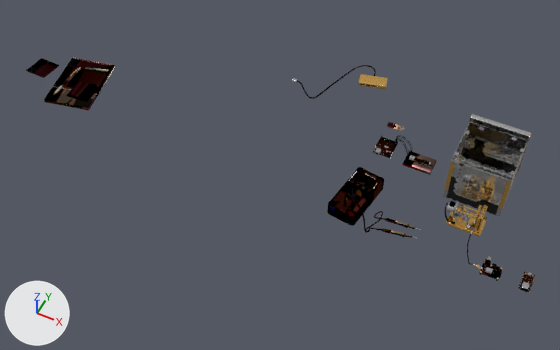
Renders of the glTF model public/assets/v2/props/electronics.glb from each side of a commit.
Before and after are seen from a 50 mm camera at (0.874, -0.856, 2.377) aimed at (0.185, 0.521, 0.655). Every picture has the same lights, and +X, +Y and +Z are marked at lower left. The first picture is the older version. Where no turn or scale is listed for an object, it has been applied to the vertices. Vertices at exactly the same position are counted once.

In view in the first picture: 'elec_breadboard_grp__mesh', 'elec_faraday_grp__mesh', 'elec_hub__mesh', 'elec_lab_wiring_grp__mesh', 'elec_multimeter_grp__mesh', 'elec_notes__mesh', 'elec_stm_stage_grp__mesh' and 5 more.
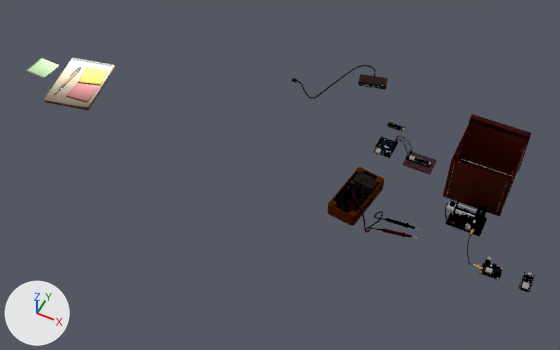
What changed in the scene script:
```text
Change me_elec_faraday_grp__mesh:
    where me_elec_faraday_grp__mesh.from_pydata(...)  # 3761 vertices, 7190 faces; spans x -0.083..0.083, y -0.102..0.102, z -0.083..0.083
    used by ob_elec_faraday_grp__mesh; location = (0.735, 0.686, 0.818)
    me_elec_faraday_grp__mesh part 1: 7039 kept faces spanning x -0.083..0.083, y -0.102..0.102, z -0.083..0.083 get new texture (UV) coordinates
    me_elec_faraday_grp__mesh part 2: 1760 faces spanning x -0.083..0.083, y -0.101..0.1, z -0.083..0.083 switch from mat_electronics_pbr to mat_electronics_lit
Change me_elec_hub__mesh:
    where me_elec_hub__mesh.from_pydata(...)  # 1555 vertices, 2698 faces; spans x -0.0453..0.0481, y -0.0356..0.0267, z -0.0079..0.0079
    used by ob_elec_hub__mesh; location = (0.305, 0.941, 0.743)
    me_elec_hub__mesh part 3: 728 faces spanning x -0.0453..0.0481, y -0.0356..0.024, z -0.0066..0.0079 switch from mat_electronics_pbr to mat_electronics_lit
Change me_elec_multimeter_grp__mesh:
    where me_elec_multimeter_grp__mesh.from_pydata(...)  # 1592 vertices, 3008 faces; spans x -0.053..0.053, y -0.088..0.088, z -0.024..0.024
    used by ob_elec_multimeter_grp__mesh; location = (0.445, 0.465, 0.759)
    me_elec_multimeter_grp__mesh part 4: texture (UV) coordinates of 3008 of 3008 faces, centred in x -0.053..0.053, y -0.088..0.088, z -0.024..0.024, changed; they spanned u 0.0..0.98, v 0.0..0.97 and now span u 0.0..0.96, v 0.0..0.97
Change me_elec_notes__mesh:
    where me_elec_notes__mesh.from_pydata(...)  # 7353 vertices, 13943 faces; spans x -0.135..0.154, y -0.107..0.131, z -0.01..0.01
    used by ob_elec_notes__mesh; location = (-0.58, 0.509, 0.744)
    me_elec_notes__mesh part 5: texture (UV) coordinates of 13943 of 13943 faces, centred in x -0.135..0.154, y -0.107..0.131, z -0.01..0.01, changed; they spanned u 0.0..1.0, v 0.0..1.0 and now span u 0.0..0.98, v 0.0..0.99
Change me_elec_stm_stage_grp__mesh:
    where me_elec_stm_stage_grp__mesh.from_pydata(...)  # 4318 vertices, 8042 faces; spans x -0.0551..0.0551, y -0.0343..0.0343, z -0.0305..0.0305
    used by ob_elec_stm_stage_grp__mesh; location = (0.732, 0.529, 0.766)
    me_elec_stm_stage_grp__mesh part 6: 8023 kept faces spanning x -0.0551..0.0551, y -0.0343..0.0343, z -0.0305..0.0305 get new texture (UV) coordinates
    me_elec_stm_stage_grp__mesh part 7: 1625 faces spanning x -0.0399..0.0551, y -0.0318..0.0343, z -0.0305..0.0305 switch from mat_electronics_pbr to mat_electronics_lit
```

Location of each change, (x1, y1, x2, y2) in pixels of the pictures (560 x 350 px):
part 1 of me_elec_faraday_grp__mesh, surface changed (darker): (443, 114, 531, 216) in both
part 2 of me_elec_faraday_grp__mesh, recoloured (darker): (443, 114, 531, 216) in both
part 3 of me_elec_hub__mesh, recoloured (darker): (358, 74, 388, 89) in both
part 4 of me_elec_multimeter_grp__mesh, surface changed: (327, 167, 384, 226) in both
part 5 of me_elec_notes__mesh, surface changed (lighter): (26, 57, 115, 110) in both
part 6 of me_elec_stm_stage_grp__mesh, surface changed (brown to black): (445, 201, 488, 236) in both
part 7 of me_elec_stm_stage_grp__mesh, recoloured (brown to black): (446, 201, 488, 236) in both
